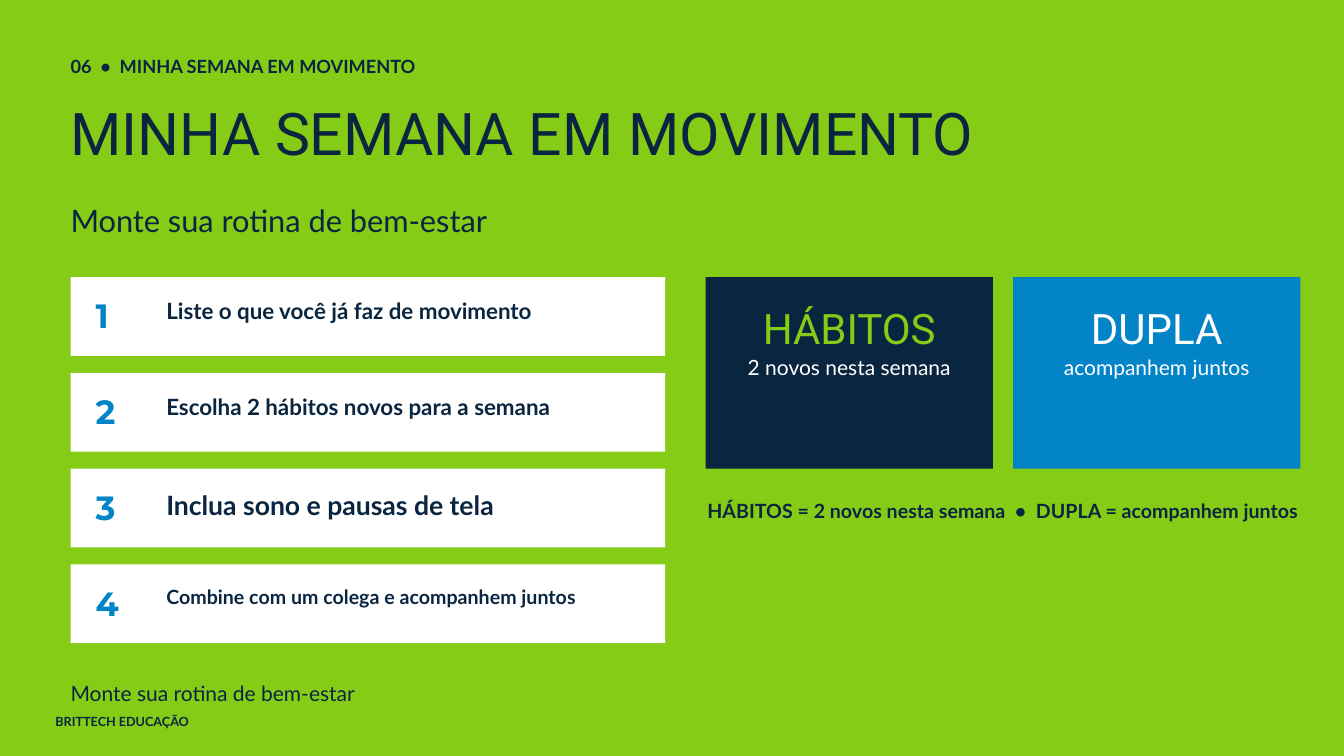
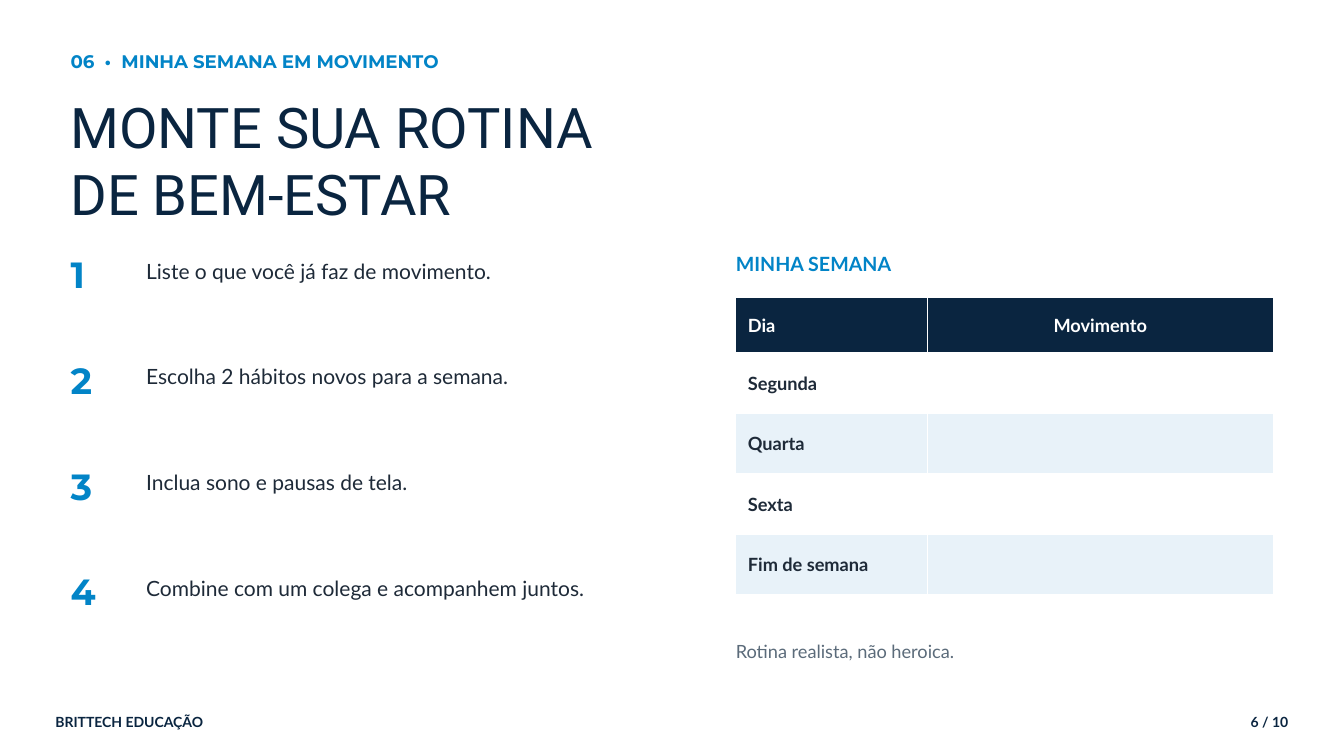
Before and after one commit to thiagollipe-web/brittech-educacao-aulas, a slide deck: slide 6 of ensino-medio/educacao-fisica-1serie-corpo-saude.pptx. Drawn at 1344x756 pixels with LibreOffice and Linux fonts; fonts in the diff are those of the drawing. Boxes give left, top, right and bottom in pixels: in the first picture for what was removed or moved away, otherwise in the second. Text is boxed around its words. In the diff, an @@ line names an element or a change of style, - is before the commit and + after.

```diff
--- a/ensino-medio/educacao-fisica-1serie-corpo-saude.pptx
+++ b/ensino-medio/educacao-fisica-1serie-corpo-saude.pptx
@@ rectangle removed at [0,0,1344,756] @@
@@ text "06 • MINHA SEMANA EM ..." at [71,55,439,69]: font Lato to Montserrat, text colour #0A2540 to #0284C7 @@
@@ text at [71,107,593,216]: text changed; size 22 to 40 pt; font Lato to Roboto @@
-Monte sua rotina de bem-estar
+MONTE SUA ROTINA
+DE BEM-ESTAR
@@ text "1": place and size @@
-text "1" at [96,304,109,328]
+text "1" at [71,262,85,288]
@@ text at [146,263,491,283]: text changed; size 16 to 15 pt; text colour #0A2540 to #1E2A38; bold off @@
-Liste o que você já faz de movimento
+Liste o que você já faz de movimento.
@@ text at [736,256,891,271]: text changed; size 42 to 14 pt; font Roboto to Lato; text colour #0A2540 to #0284C7; bold on @@
-MINHA SEMANA EM MOVIMENTO
+MINHA SEMANA
@@ rectangle removed at [71,277,665,356] @@
@@ rectangle removed at [706,277,993,469] @@
@@ table added at [736,297,1273,595], 5 rows, 2 columns @@
+Dia | Movimento
+Segunda | 
+Quarta | 
+Sexta | 
+Fim de semana | 
@@ rectangle removed at [1013,277,1301,469] @@
@@ text removed at [748,306,951,375] @@
-HÁBITOS
-2 novos nesta semana
@@ text removed at [1064,314,1250,379] @@
-DUPLA
-acompanhem juntos
@@ size 24 to 26 pt in 4 elements at [71,262,85,288], [71,579,96,605], [71,474,93,501], [71,368,92,394] @@
@@ text "2": place and size @@
-text "2" at [96,400,116,424]
+text "2" at [71,368,92,394]
@@ rectangle removed at [71,373,665,452] @@
@@ text at [146,368,508,388]: text changed; size 16 to 15 pt; text colour #0A2540 to #1E2A38; bold off @@
-Escolha 2 hábitos novos para a semana
+Escolha 2 hábitos novos para a semana.
@@ text "3": place and size @@
-text "3" at [96,496,116,521]
+text "3" at [71,474,93,501]
@@ rectangle removed at [71,469,665,547] @@
@@ text at [146,474,407,494]: text changed; size 19 to 15 pt; text colour #0A2540 to #1E2A38; bold off @@
-Inclua sono e pausas de tela
+Inclua sono e pausas de tela.
@@ text removed at [707,501,1298,522] @@
-HÁBITOS = 2 novos nesta semana • DUPLA = acompanhem juntos
@@ rectangle removed at [71,565,665,643] @@
@@ text "4": place and size @@
-text "4" at [96,592,119,616]
+text "4" at [71,579,96,605]
@@ text at [146,580,584,600]: text changed; size 14 to 15 pt; text colour #0A2540 to #1E2A38; bold off @@
-Combine com um colega e acompanhem juntos
+Combine com um colega e acompanhem juntos.
@@ text added at [736,644,954,660], 13 pt, text #5B6B7A @@
+Rotina realista, não heroica.
@@ text removed at [71,685,355,701] @@
-Monte sua rotina de bem-estar
@@ text "BRITTECH EDUCAÇÃO" at [55,715,204,730]: size 9 to 10 pt @@
@@ text added at [1251,716,1288,727], 10 pt, text #0A2540, bold @@
+6 / 10
```
Also in this commit, not shown: 2 other slides changed, 7 slides added, 5 slides removed, 4 other files.
